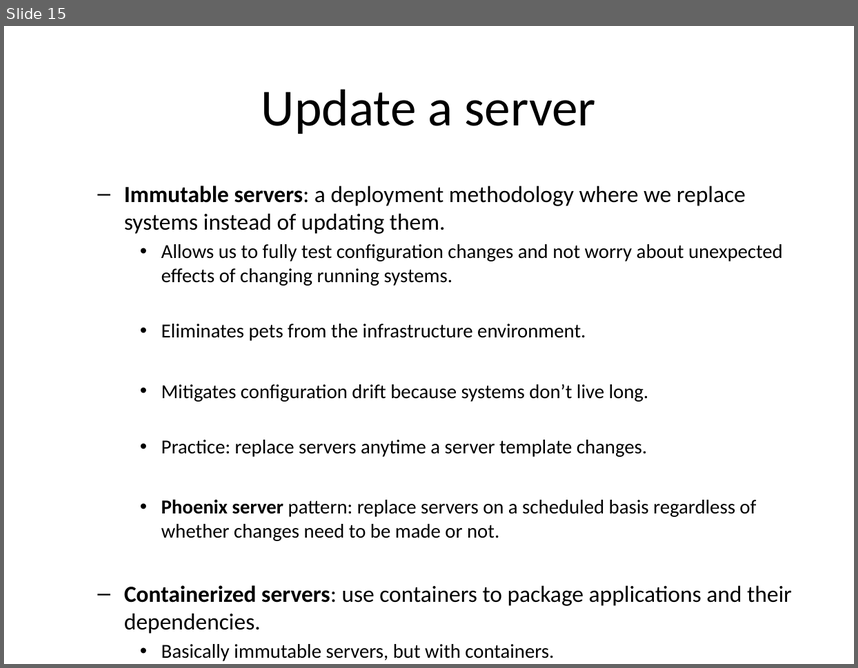
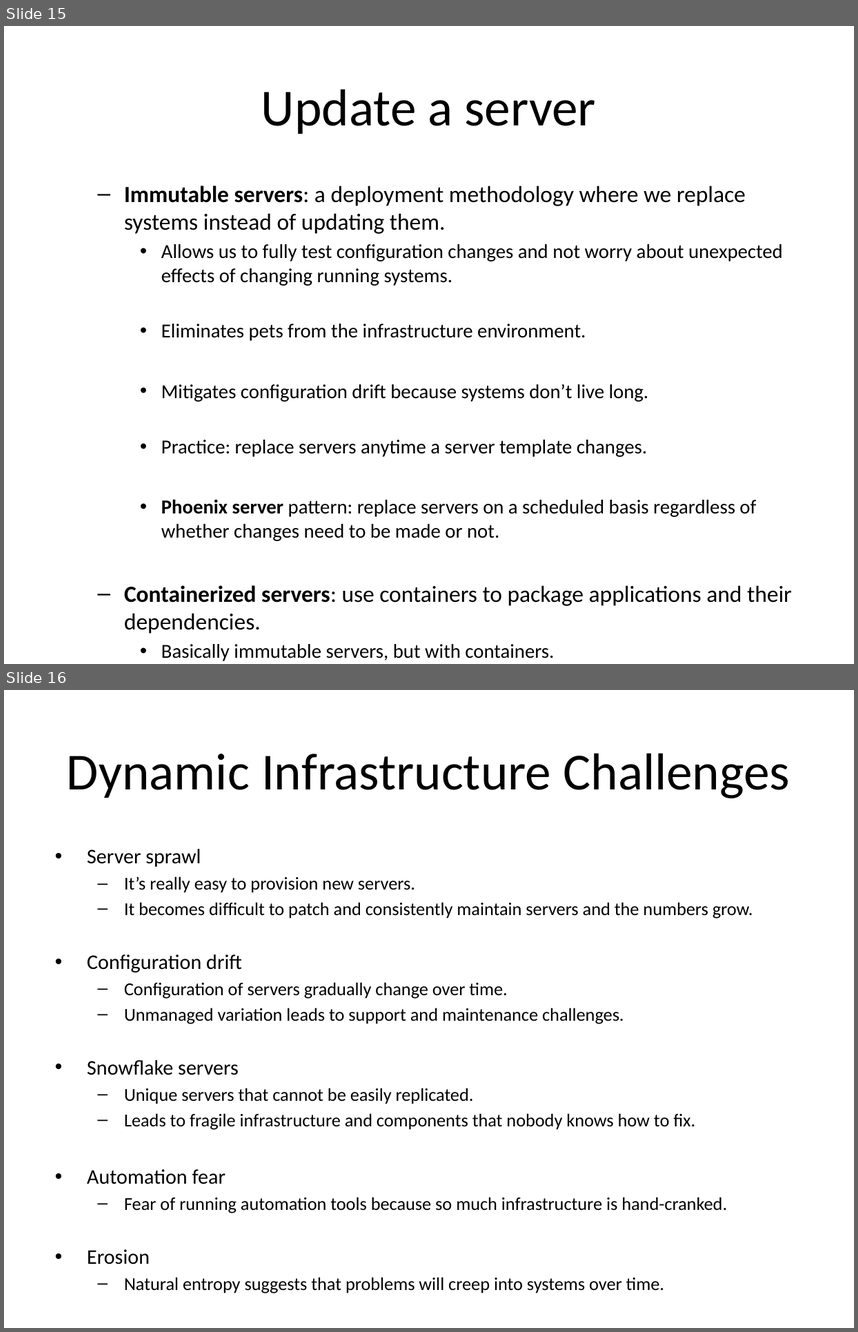
Before and after one commit to jasondbaker/infrastructure-class, a slide deck: lectures/infrastructure-week-10.pptx. Shown one above the other, each under a label of ours: slide 15 before the commit, slides 15 and 16 after it. The pictures are 858x668 and 858x1332 pixels, drawn with LibreOffice and Linux fonts; fonts in the diff are those of the drawing. Boxes give left, top, right and bottom in pixels: in the first picture for what was removed or moved away, otherwise in the second. Text is boxed around its words. In the diff, an @@ line names an element or a change of style, - is before the commit and + after.

```diff
--- a/lectures/infrastructure-week-10.pptx
+++ b/lectures/infrastructure-week-10.pptx
@@ slide 16 added at [4, 690, 854, 1328], background #FFFFFF @@
@@ title added at [67, 753, 790, 798], 44 pt, text #000000 @@
+Dynamic Infrastructure Challenges
@@ text added at [87, 849, 753, 1293], 15.4 pt, text #000000 @@
+• Server sprawl
+  – It’s really easy to provision new servers.
+  – It becomes difficult to patch and consistently maintain servers and the numbers grow.
+• Configuration drift
+  – Configuration of servers gradually change over time.
+  – Unmanaged variation leads to support and maintenance challenges.
+• Snowflake servers
+  – Unique servers that cannot be easily replicated.
+  – Leads to fragile infrastructure and components that nobody knows how to fix.
+• Automation fear
+  – Fear of running automation tools because so much infrastructure is hand-cranked.
+• Erosion
+  – Natural entropy suggests that problems will creep into systems over time.
```
Also in this commit, not shown: 1 slide changed, 8 other slides added.
